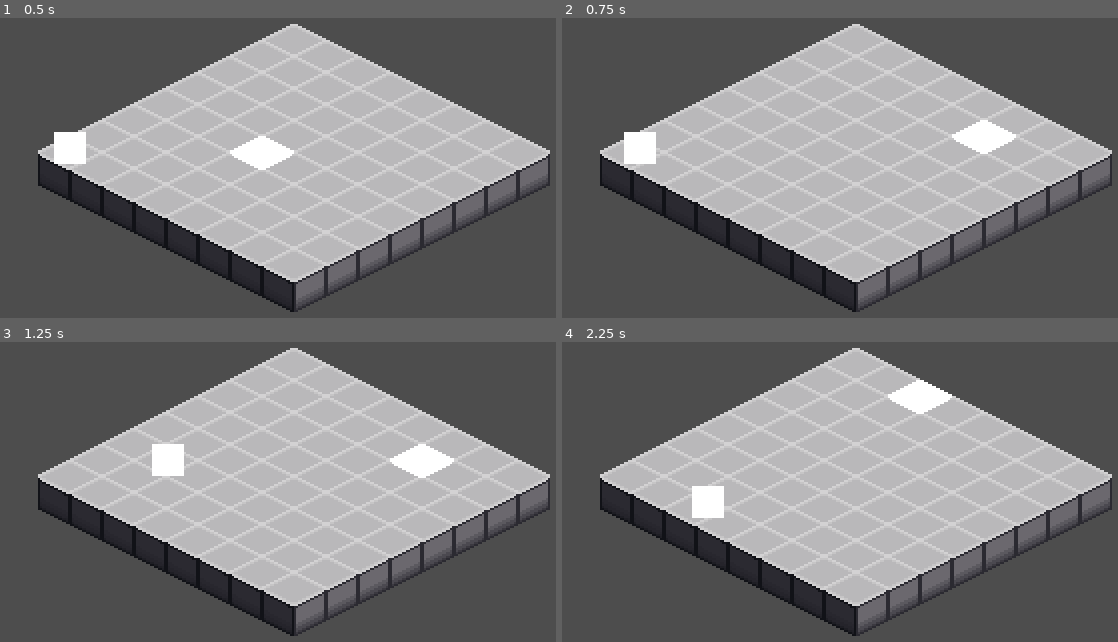
Above: before the commit, frames 1-4 (two rows, left to right).
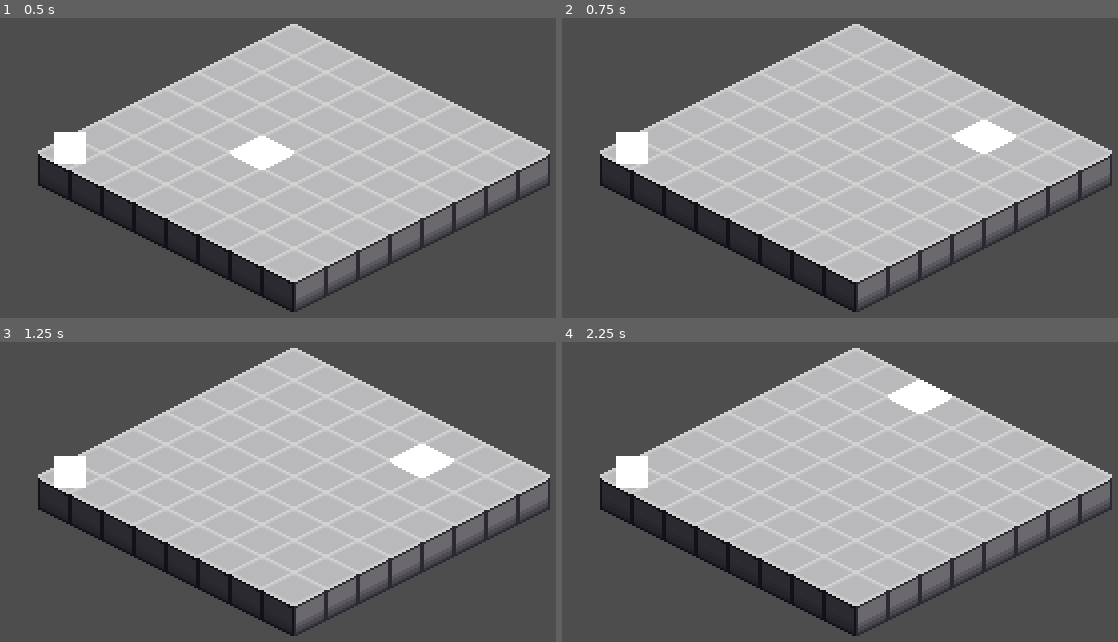
Above: after the commit, the same moments.

Repository: ricardovinicius/thug-clowns
Game: Godot game, scene res://main.tscn
The game is run twice, just before and just after one commit, with the same random seed, the same clock (stepped at 60 frames per second) and the same inputs.
Inputs (mouse positions are in pixels of both pictures, inside the frame that each line leads up to):
- Up to frame 1 (0.5 s): no input
- Up to frame 2 (0.75 s): tap Enter at 0.5 s; move the mouse to (990, 138) at 0.52 s; click (990, 138) at 0.67 s
- Up to frame 3 (1.25 s): no input
- Up to frame 4 (2.25 s): move the mouse to (689, 498) at 1.27 s; click (689, 498) at 1.42 s; move the mouse to (906, 402) at 2.02 s; click (906, 402) at 2.17 s

Frame 1 is identical in both runs. In frame 2, 0.3% of the frame differs, in the area x 9-17%, y 38-49%; in frame 3, 1.2%, in the area x 9-34%, y 34-49%; in frame 4, 1.2%.

Commit message:
Add circle texture and implement character selection and movement logic

Diff:
--- a/game/game_manager.gd
+++ b/game/game_manager.gd
@@ -1,10 +1,21 @@
-extends Node
+extends Node2D
 
 @export var tilemap: TileMapLayer
 @export var selector: Sprite2D
 @export var player: Node2D
 
 var hovered_grid_pos: Vector2i
+
+const SELECTABLE_LAYER = 2
+
+enum State {
+	IDLE,
+	CHARACTER_SELECTED,
+	CHARACTER_MOVING
+}
+
+var current_state = State.IDLE
+var selected_character: Node2D = null
 
 # Called when the node enters the scene tree for the first time.
 func _ready() -> void:
@@ -22,22 +33,73 @@
 	selector.position = tile_world_pos
 
 func _input(event: InputEvent) -> void:
+	pass
+
+func _unhandled_input(event: InputEvent) -> void:
 	if event is InputEventMouseButton and event.pressed:
 		if event.button_index == MOUSE_BUTTON_LEFT:
-			var player_grid_pos = tilemap.local_to_map(player.global_position)
-			var target_grid_pos = hovered_grid_pos
+			match current_state:
+				State.IDLE:
+					handle_character_selection(event.position)
+				State.CHARACTER_SELECTED:
+					handle_move_command(event.position)
+				State.CHARACTER_MOVING:
+					# Ignore clicks while moving
+					pass
+		elif event.button_index == MOUSE_BUTTON_RIGHT:
+			if current_state == State.CHARACTER_SELECTED:
+				deselect_character()
 
-			var target_world_post = tilemap.map_to_local(target_grid_pos)
-			print("Left clicked on grid position: %s, world position: %s" % [target_grid_pos, target_world_post])
+func handle_character_selection(mouse_position: Vector2) -> void:
+	var space_state = get_world_2d().direct_space_state
 
-			var path: PackedVector2Array = tilemap.astargrid.get_point_path(
-				player_grid_pos,
-				target_grid_pos
-			)
+	var query = PhysicsPointQueryParameters2D.new()
+	query.position = mouse_position
+	query.collide_with_areas = true
+	query.collision_mask = SELECTABLE_LAYER
 
-			if player.has_method("move_to_position"):
-				# player.move_to_position(target_world_post)
-				pass
+	var results = space_state.intersect_point(query)
 
-			if player.has_method("move_along_path"):
-				player.move_along_path(path)
+	if results.size() > 0:
+		var selected_node = results[0].collider
+
+		if selected_node.has_method("select"):
+			selected_character = selected_node
+			selected_node.select()
+
+			selected_character.move_finished.connect(_on_character_move_finished)
+
+			current_state = State.CHARACTER_SELECTED
+			print("Character selected: %s" % selected_character.name)
+
+func handle_move_command(mouse_position: Vector2) -> void:
+	if selected_character == null:
+		return
+
+	var player_grid_pos = tilemap.local_to_map(selected_character.global_position)
+	var target_grid_pos = hovered_grid_pos
+
+	var target_world_post = tilemap.map_to_local(target_grid_pos)
+	print("Left clicked on grid position: %s, world position: %s" % [target_grid_pos, target_world_post])
+
+	var path: PackedVector2Array = tilemap.astargrid.get_point_path(
+		player_grid_pos,
+		target_grid_pos
+	)
+
+	if selected_character.has_method("move_along_path"):
+		current_state = State.CHARACTER_MOVING
+		print("Moving character along path...")
+		selected_character.move_along_path(path)
+
+func deselect_character() -> void:
+	if selected_character:
+		selected_character.move_finished.disconnect(deselect_character)
+		selected_character.deselect()
+		selected_character = null
+
+	current_state = State.IDLE
+	print("Character deselected")
+
+func _on_character_move_finished() -> void:
+	deselect_character()
--- a/game/main.tscn
+++ b/game/main.tscn
@@ -1,10 +1,11 @@
-[gd_scene load_steps=9 format=4 uid="uid://wuov3qqkqij8"]
+[gd_scene load_steps=11 format=4 uid="uid://wuov3qqkqij8"]
 
 [ext_resource type="Texture2D" uid="uid://dl6fvo681ku3h" path="res://test tile(5).png" id="1_ig7tw"]
 [ext_resource type="Script" uid="uid://d31f2ds0yk7ns" path="res://game_manager.gd" id="2_0xm2m"]
 [ext_resource type="Texture2D" uid="uid://c0smh2s5yh6p6" path="res://test tile(5)(1).png" id="2_h2yge"]
 [ext_resource type="Script" uid="uid://byaqn0ykowfe7" path="res://tile_map_layer.gd" id="2_lquwl"]
 [ext_resource type="Script" uid="uid://dav876symkgiv" path="res://player.gd" id="3_1bvp3"]
+[ext_resource type="Texture2D" uid="uid://b5jluv75cod4w" path="res://circle.png" id="5_7mycd"]
 
 [sub_resource type="TileSetAtlasSource" id="TileSetAtlasSource_0xm2m"]
 texture = ExtResource("1_ig7tw")
@@ -24,6 +25,9 @@
 [sub_resource type="CanvasItemMaterial" id="CanvasItemMaterial_1bvp3"]
 blend_mode = 1
 
+[sub_resource type="RectangleShape2D" id="RectangleShape2D_272bh"]
+size = Vector2(22, 20)
+
 [node name="Main" type="Node2D"]
 
 [node name="TileMapLayer" type="TileMapLayer" parent="."]
@@ -36,8 +40,10 @@
 texture = ExtResource("2_h2yge")
 offset = Vector2(0, 8)
 
-[node name="Player" type="Node2D" parent="." node_paths=PackedStringArray("tilemap")]
+[node name="Player" type="Area2D" parent="." node_paths=PackedStringArray("tilemap")]
 position = Vector2(80, 86)
+collision_layer = 2
+collision_mask = 0
 script = ExtResource("3_1bvp3")
 tilemap = NodePath("../TileMapLayer")
 
@@ -46,10 +52,17 @@
 offset_top = -8.0
 offset_right = 8.0
 offset_bottom = 8.0
-metadata/_edit_lock_ = true
+mouse_filter = 2
 
-[node name="GameManager" type="Node" parent="." node_paths=PackedStringArray("tilemap", "selector", "player")]
+[node name="CollisionShape2D" type="CollisionShape2D" parent="Player"]
+shape = SubResource("RectangleShape2D_272bh")
+
+[node name="SelectionCircle" type="Sprite2D" parent="Player"]
+visible = false
+texture = ExtResource("5_7mycd")
+
+[node name="GameManager" type="Node2D" parent="." node_paths=PackedStringArray("tilemap", "selector", "player")]
 script = ExtResource("2_0xm2m")
 tilemap = NodePath("../TileMapLayer")
 selector = NodePath("../Selector")
-player = NodePath("../Player")
+player = NodePath("")
--- a/game/player.gd
+++ b/game/player.gd
@@ -4,6 +4,16 @@
 
 var move_speed = 100.0
 var current_tween: Tween = null
+
+@onready var selection_visual = $SelectionCircle
+
+signal move_finished # TO BE USED LATER
+
+func select():
+	selection_visual.visible = true
+
+func deselect():
+	selection_visual.visible = false
 
 # Called when the node enters the scene tree for the first time.
 func _ready() -> void:
@@ -13,21 +23,6 @@
 # Called every frame. 'delta' is the elapsed time since the previous frame.
 func _process(delta: float) -> void:
 	pass
-
-func move_to_position(target_position: Vector2) -> void:
-	if current_tween:
-		current_tween.kill()
-
-	var distance = global_position.distance_to(target_position)
-	if distance == 0:
-		return
-
-	var duration = distance / move_speed
-	current_tween = create_tween()
-	current_tween.set_parallel(true)
-
-	current_tween.tween_property(self, "global_position", target_position, duration)
-
 
 func move_along_path(path: PackedVector2Array) -> void:
 	print("Moving along path: %s" % path)
@@ -62,3 +57,8 @@
 
 		# 5. Atualize o "último ponto" para o próximo loop
 		last_position = target_position
+
+	current_tween.finished.connect(func():
+		print("Move to position finished")
+		emit_signal("move_finished")
+	)
Binary file added: game/circle.png
Not shown, added: game/circle.png.import
